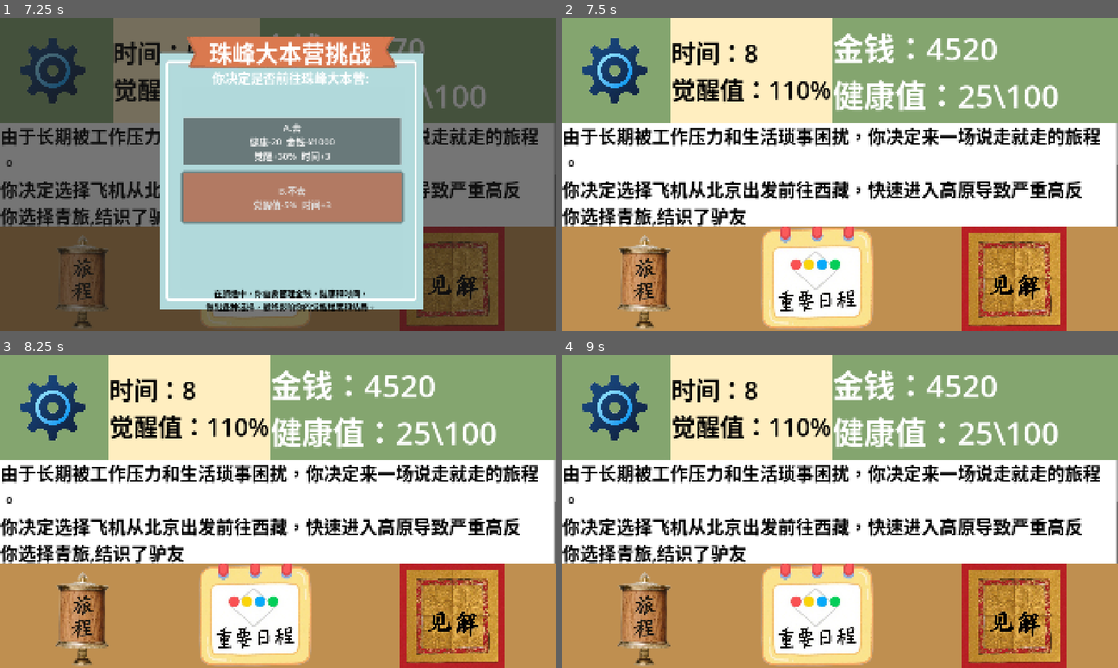
Above: before the commit, frames 1-4 (two rows, left to right).
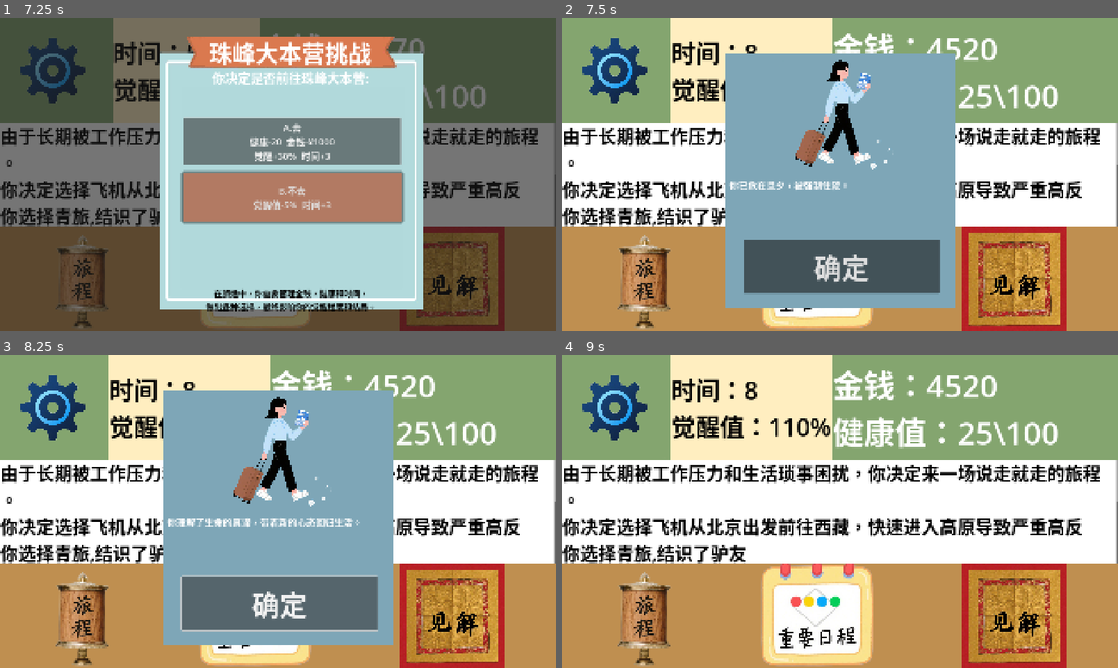
Above: after the commit, the same moments.

Repository: Ye96516/promise
Game: Godot game, scene res://scenes/start/start.tscn
Same seed, same stepped clock (60 frames per second), same inputs: the game is played once before the commit and once after it. The engine's default icon, where the game draws it, is replaced by a stand-in: a white triangle on a blue panel in a dark square. Sound files missing from this copy of the repository are replaced by a short silence.
Inputs (mouse positions are in pixels of both pictures, inside the frame that each line leads up to):
- Up to frame 1 (7.25 s): click "进入游戏" at 0.5 s; tap Enter at 1.25 s; drag from (77, 277) to (333, 105) at 1.27 s; tap Space at 2 s; drag from (255, 277) to (250, 237) at 2.02 s; click "A.飞机（直飞拉萨） 金钱-1900 时间+1 健康-20…" at 2.75 s; click "A.青旅 50¥/晚 觉醒+15%" at 3.5 s; click "A.正常预约 金钱-200 觉醒值+15% 时间+1" at 4.25 s; click "A.认真聆听,并前去大昭寺 金钱-80 觉醒+10% 时间…" at 5 s; click "A.认真参观每一展厅 觉醒+15% 时间+1" at 5.75 s; click "A.独自徒步 健康-15 觉醒+20% 时间+1" at 6.5 s
- Up to frame 2 (7.5 s): click "A.去 健康-20 金钱-¥1000 觉醒+30% 时间+3" at 7.25 s
- Up to frame 3 (8.25 s): click (278, 602) at 8 s, where only the run after the commit has a clickable "确定"
- Up to frame 4 (9 s): click (840, 602) at 8.75 s, where only the run after the commit has a clickable "确定"

Frame 1 is identical in both runs. In frame 2, 33% of the frame differs, in the area x 29-71%, y 11-93%; in frame 3, 33%; in frame 4, nothing differs.
Error in both runs: Cannot call method 'instantiate' on a null value. (res://scenes/start_travel/icon.gd:19)

Commit message:
最终觉醒功能

Diff:
--- a/scenes/info_panel/info_panel.gd
+++ b/scenes/info_panel/info_panel.gd
@@ -83,11 +83,9 @@
 
 # 通用的按钮处理逻辑
 func _handle_button_selection(content_arr: Array, about_index: int) -> void:
+	print(Global.current_ord)
 	if Global.is_end:
 		return
-	if Global.current_ord==9:
-		Global.is_end=true
-		visible=false
 
 	# 检查是否为"晚"选项
 	if content_arr.size() > 1 && content_arr[1].ends_with("晚"):
@@ -99,6 +97,12 @@
 	var effects = content_arr.slice(1)
 	_apply_effects(effects)
 
+	#判定结束
+	if Global.current_ord==9:
+		Global.is_end=true
+		Global.emit_signal("info_end")
+		visible=false
+
 	# 更新下一题信息以及滚动条文本
 	var about_parts = about[about_index].split("&")
 	Global.scroll_text+="\n"+about_parts[1]
--- a/scenes/popup_panel/popup_panel.gd
+++ b/scenes/popup_panel/popup_panel.gd
@@ -1 +1,36 @@
 extends CanvasLayer
+
+const initial_label_text:String="你是一个普通的城市白领，长期被工作压力和生活琐事困扰。某天，你偶然读到一本关于西藏的书，内心被深深触动，决定踏上一次西藏之旅，寻找内心的“苏醒”。"
+const initial_button_text:String="开始旅行"
+const result:Dictionary={
+	"treatment":"你已危在旦夕，被强制住院。",
+	"end1":"你理解了生命的真谛，带着新的心态回归生活。",
+	"end2":"你感受到内心的平静，但尚未完全超脱，仍需继续探索。",
+	"end3":"你只是完成了一次普通旅行，回到城市后依然迷茫。"
+}
+
+@onready var texture_rect: TextureRect = %TextureRect
+@onready var label: Label = %Label
+@onready var start: Button = %Start
+
+func _ready() -> void:
+	label.text=initial_label_text
+	start.text=initial_button_text
+	Global.connect("info_end",when_end)
+
+func when_end():
+	visible=true
+	start.text="确定"
+	print(Global.health)
+	if Global.health<=30:
+		label.text=result["treatment"]
+		return
+	final_info()
+
+func final_info():
+	if Global.wake>=80:
+		label.text=result["end1"]
+	elif Global.wake>=40 and Global.wake<80:
+		label.text=result["end2"]
+	elif Global.wake<40:
+		label.text=result["end3"]
--- a/scenes/popup_panel/popup_panel.tscn
+++ b/scenes/popup_panel/popup_panel.tscn
@@ -9,8 +9,12 @@
 [sub_resource type="GDScript" id="GDScript_dov08"]
 script/source = "extends Button
 
+@onready var label: Label = %Label
 
 func _on_pressed() -> void:
+	if label.text==owner.result[\"treatment\"]:
+		owner.final_info()
+		return
 	owner.visible=!owner.visible
 	pass # Replace with function body.
 "
@@ -30,6 +34,7 @@
 theme_override_styles/panel = SubResource("StyleBoxFlat_dov08")
 
 [node name="TextureRect" type="TextureRect" parent="Panel"]
+unique_name_in_owner = true
 layout_mode = 0
 offset_right = 792.0
 offset_bottom = 417.0
@@ -38,6 +43,7 @@
 stretch_mode = 5
 
 [node name="Label" type="Label" parent="Panel"]
+unique_name_in_owner = true
 layout_mode = 0
 offset_left = 15.0
 offset_top = 429.0
@@ -48,6 +54,7 @@
 autowrap_mode = 1
 
 [node name="Start" type="Button" parent="Panel"]
+unique_name_in_owner = true
 layout_mode = 0
 offset_left = 63.0
 offset_top = 643.0
--- a/scripts/global.gd
+++ b/scripts/global.gd
@@ -2,6 +2,7 @@
 
 signal update_value
 signal update_scroll_text
+signal info_end
 
 const CONFIGURATION = "res://data/config/Configuration.json"
 var data:Array
